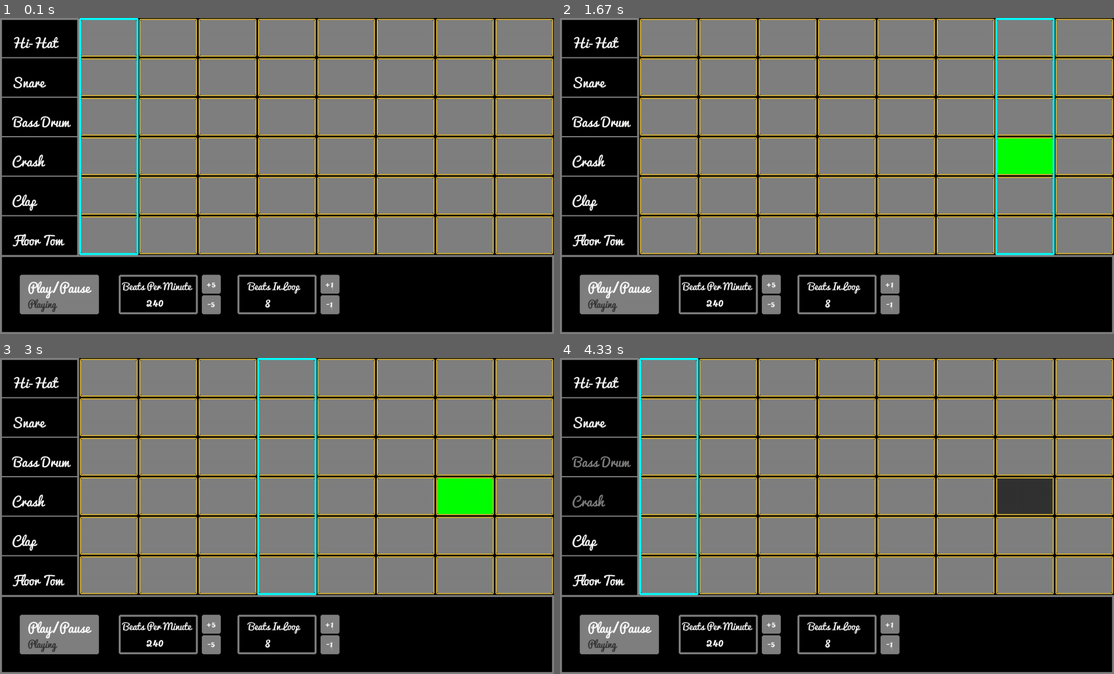
Above: before the commit, frames 1-4 (two rows, left to right).
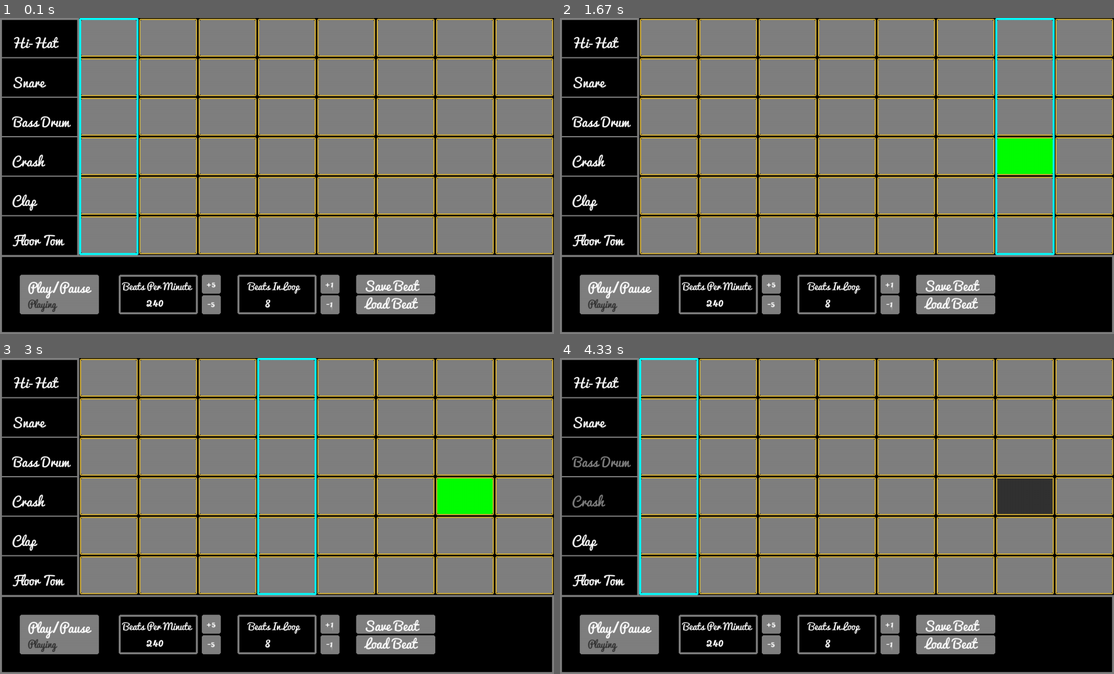
Above: after the commit, the same moments.

Repository: josh-dunaway/pygame-drum-machine
Game: pygame game, started from drum-machine.py
Same seed, same stepped clock (60 frames per second), same inputs: the game is played once before the commit and once after it.
Inputs (mouse positions are in pixels of both pictures, inside the frame that each line leads up to):
- Up to frame 1 (0.1 s): no input
- Up to frame 2 (1.67 s): press the mouse at (1025, 157) at 0.37 s; move the mouse to (842, 141) at 0.47 s; release the mouse at (665, 128) at 0.6 s
- Up to frame 3 (3 s): no input
- Up to frame 4 (4.33 s): click (632, 440) at 3.22 s; click (632, 484) at 3.55 s

The runs differ from the first frame. In frame 1, 1.8% of the frame differs, in the area x 64-79%, y 81-94%; in frame 2, 1.8%; in frame 3, 1.8%; in frame 4, 1.8%.

Commit message:
added buttons for save and load beat

Diff:
--- a/drum-machine.py
+++ b/drum-machine.py
@@ -217,6 +217,14 @@
         rect = pygame.rect.Rect((0, i * 100), (200, 100))
         instrument_rects.append(rect)
 
+    # save and load rects
+    save_button = pygame.draw.rect(screen, gray, [900, HEIGHT - 150, 200, 48], 0, 5)
+    save_text = label_font.render('Save Beat', True, white)
+    screen.blit(save_text, (920, HEIGHT - 155))
+    load_button = pygame.draw.rect(screen, gray, [900, HEIGHT - 98, 200, 48], 0, 5)
+    load_text = label_font.render('Load Beat', True, white)
+    screen.blit(load_text, (920, HEIGHT - 110))
+
     if beat_changed:
         play_notes()
         beat_changed = False
